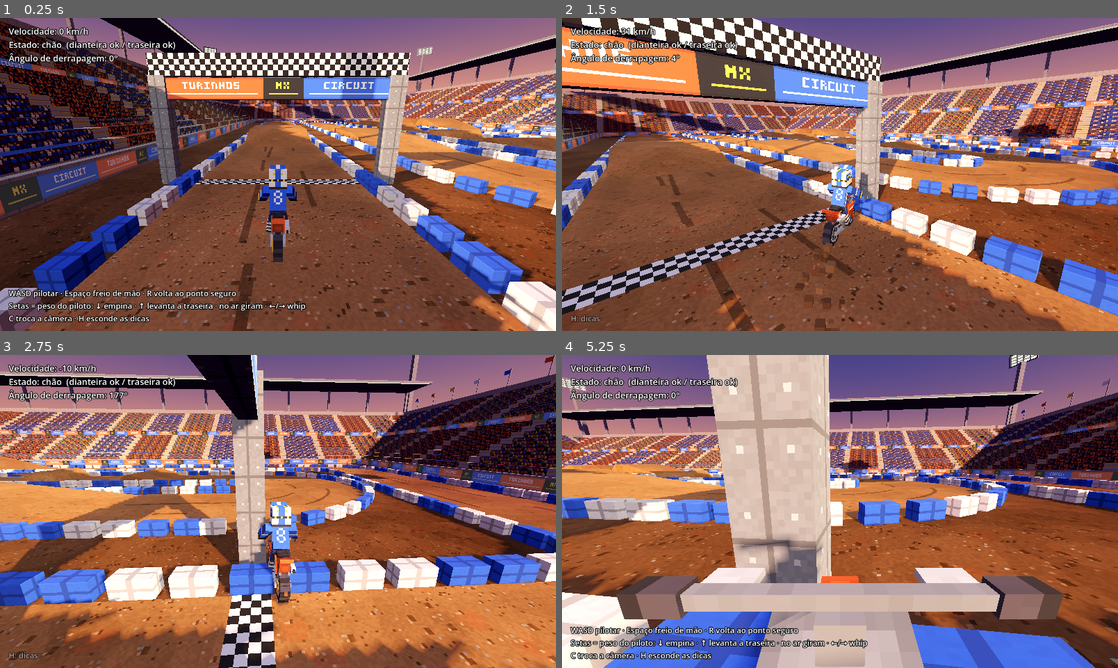
Above: before the commit, frames 1-4 (two rows, left to right).
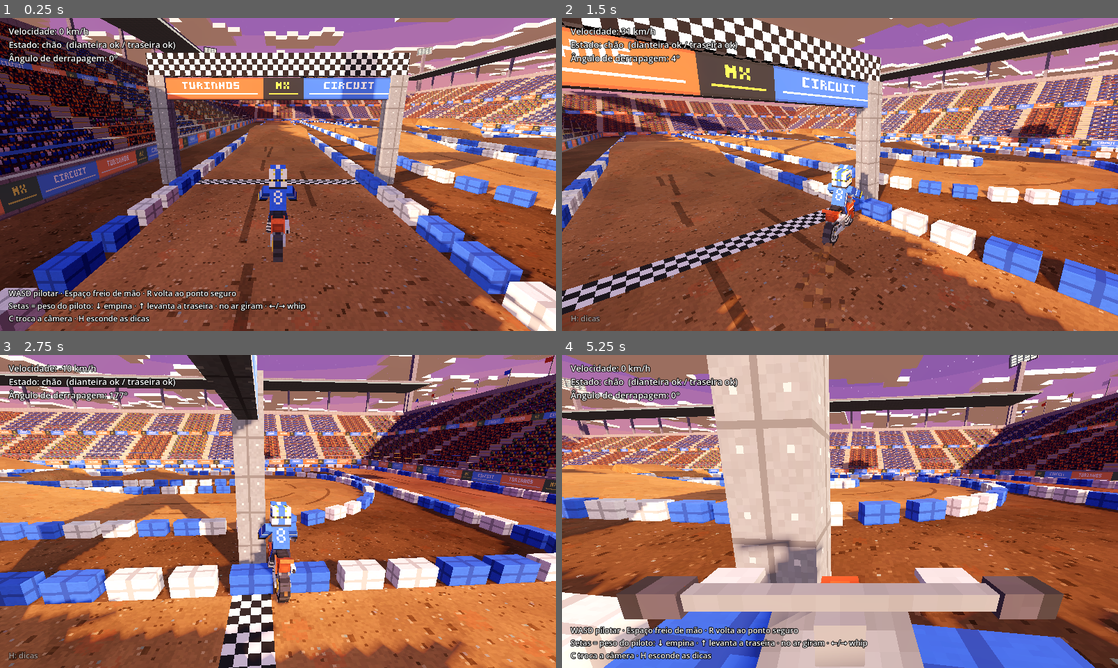
Above: after the commit, the same moments.

Repository: carvguilherme8/turinhos_circuit
Game: Godot game, scene res://scenes/tracks/stadium_circuit.tscn
Same seed, same stepped clock (60 frames per second), same inputs: the game is played once before the commit and once after it.
Inputs:
- Up to frame 1 (0.25 s): no input
- Up to frame 2 (1.5 s): hold D (direita) 0.53-1.28 s; hold W (acelerar) 0.53-1.28 s; hold Down (inclinar_tras) from 1.28 s (still down); tap H (alternar_dicas) at 1.35 s
- Up to frame 3 (2.75 s): release Down (inclinar_tras) at 2.03 s; hold D (direita) from 2.03 s (still down); hold S (frear) from 2.03 s (still down)
- Up to frame 4 (5.25 s): release D (direita) at 2.78 s; release S (frear) at 2.78 s; hold Up (inclinar_frente) 2.78-3.53 s; tap Space (freio_mao) at 2.85 s; hold C (trocar_camera) 3.53-4.28 s; hold A (esquerda) 3.53-5.03 s; tap W (acelerar) at 4.35 s; hold Down (inclinar_tras) from 5.03 s (still down); hold H (alternar_dicas) from 5.03 s (still down)

The runs differ from the first frame. In frame 1, 12% of the frame differs, in the area x 2-100%, y 0-67%; in frame 2, 12%; in frame 3, 14%; in frame 4, 16%, in the area x 0-100%, y 0-48%.

Commit message:
art: céu pixel art com nuvens voxel no estádio
- Shader de céu: degradê do entardecer em faixas, mais quente do lado do sol,
  sol quadrado pixelado com brilho e estrelas quadradinhas piscando no alto
- VoxelClouds (@tool): nuvens em blocos opacas como as do Minecraft, geradas
  por ruído repetível, andando com o vento e iluminadas pelo pôr do sol
- Céu atualiza a luz ambiente aos poucos (estrelas e sol fora desse cálculo)

Diff:
--- /dev/null
+++ b/assets/materials/stadium/pixel_sky.gdshader
@@ -0,0 +1,78 @@
+shader_type sky;
+// Céu de entardecer pixel art:
+// - degradê em faixas (horizonte quente -> meio rosado -> topo azul-escuro), mais quente na direção do sol;
+// - sol quadrado e pixelado (como no Minecraft) com brilho em volta;
+// - estrelas quadradinhas piscando no alto do céu.
+
+uniform vec3 top_color : source_color = vec3(0.13, 0.13, 0.34);
+uniform vec3 mid_color : source_color = vec3(0.47, 0.3, 0.55);
+uniform vec3 horizon_color : source_color = vec3(0.96, 0.56, 0.42);
+uniform vec3 ground_color : source_color = vec3(0.12, 0.1, 0.14);
+uniform vec3 sun_color : source_color = vec3(1.0, 0.86, 0.55);
+// Quantas faixas no degradê (menos = mais "pixel art").
+uniform float bands = 16.0;
+// Meio-tamanho do sol (em unidades de direção, ~radianos).
+uniform float sun_size = 0.05;
+uniform float sun_glow = 0.35;
+// Tamanho de um "pixel" de estrela (radianos) e fração de pixels que são estrelas.
+uniform float star_pixel = 0.0035;
+uniform float star_density = 0.006;
+
+float hash(vec2 p) {
+	return fract(sin(dot(p, vec2(127.1, 311.7))) * 43758.5453);
+}
+
+void sky() {
+	vec3 dir = EYEDIR;
+	vec3 color;
+	if (dir.y < 0.0) {
+		color = ground_color;
+	} else {
+		float t = floor(pow(dir.y, 0.55) * bands) / bands;
+		color = t < 0.5 ? mix(horizon_color, mid_color, t * 2.0) : mix(mid_color, top_color, (t - 0.5) * 2.0);
+	}
+
+	if (LIGHT0_ENABLED) {
+		vec3 s = LIGHT0_DIRECTION;
+		// Horizonte mais quente do lado do sol.
+		vec2 flat_dir = normalize(dir.xz + vec2(0.0001));
+		vec2 flat_sun = normalize(s.xz + vec2(0.0001));
+		float toward = max(dot(flat_dir, flat_sun), 0.0);
+		float low = 1.0 - clamp(dir.y * 2.5, 0.0, 1.0);
+		float warm = floor(toward * toward * low * 6.0) / 6.0;
+		color = mix(color, sun_color * 0.95, warm * 0.45);
+
+		// Sol quadrado, em pixels.
+		vec3 right = normalize(cross(vec3(0.0, 1.0, 0.0), s));
+		vec3 up = cross(s, right);
+		float facing = dot(dir, s);
+		if (facing > 0.0 && !AT_CUBEMAP_PASS) {
+			vec2 local = vec2(dot(dir, right), dot(dir, up));
+			float px = sun_size / 5.0;
+			vec2 q = (floor(local / px) + 0.5) * px;
+			float d = max(abs(q.x), abs(q.y));
+			if (d < sun_size) {
+				color = d < sun_size * 0.6 ? vec3(1.6, 1.45, 1.1) : sun_color * 1.3;
+			} else {
+				// Brilho em degraus em volta do sol.
+				float glow = exp(-length(local) * 7.0) * sun_glow;
+				color += sun_color * floor(glow * 8.0) / 8.0;
+			}
+		}
+	}
+
+	// Estrelas: só no alto, onde já está escuro.
+	// (fora do cálculo de luz ambiente: são só detalhe do fundo)
+	if (dir.y > 0.2 && !AT_CUBEMAP_PASS) {
+		vec2 sph = vec2(atan(dir.x, dir.z), asin(clamp(dir.y, -1.0, 1.0)));
+		vec2 cell = floor(sph / star_pixel);
+		float r = hash(cell);
+		if (r > 1.0 - star_density) {
+			float fade = smoothstep(0.25, 0.6, dir.y);
+			float twinkle = 0.55 + 0.45 * sin(TIME * (1.5 + r * 3.0) + r * 60.0);
+			color += vec3(0.9, 0.92, 1.0) * fade * twinkle;
+		}
+	}
+
+	COLOR = color;
+}
--- a/scenes/tracks/stadium_circuit.tscn
+++ b/scenes/tracks/stadium_circuit.tscn
@@ -23,16 +23,15 @@
 [ext_resource type="Script" path="res://scripts/ui/control_hints.gd" id="hints"]
 [ext_resource type="Script" path="res://scripts/camera/camera_switcher.gd" id="switcher"]
 [ext_resource type="Script" path="res://scripts/tracks/track_wear.gd" id="wear"]
-
-[sub_resource type="ProceduralSkyMaterial" id="SkyMat"]
-sky_top_color = Color(0.16, 0.18, 0.42, 1)
-sky_horizon_color = Color(0.95, 0.55, 0.38, 1)
-ground_bottom_color = Color(0.12, 0.1, 0.14, 1)
-ground_horizon_color = Color(0.95, 0.55, 0.38, 1)
-sun_angle_max = 20.0
+[ext_resource type="Shader" path="res://assets/materials/stadium/pixel_sky.gdshader" id="sky_shader"]
+[ext_resource type="Script" path="res://scripts/tracks/voxel_clouds.gd" id="clouds"]
+
+[sub_resource type="ShaderMaterial" id="SkyMat"]
+shader = ExtResource("sky_shader")
 
 [sub_resource type="Sky" id="Sky"]
 sky_material = SubResource("SkyMat")
+process_mode = 2
 
 [sub_resource type="Environment" id="Env"]
 background_mode = 2
@@ -54,6 +53,9 @@
 light_color = Color(1, 0.74, 0.52, 1)
 shadow_enabled = true
 directional_shadow_max_distance = 140.0
+
+[node name="Clouds" type="Node3D" parent="."]
+script = ExtResource("clouds")
 
 [node name="Track" type="Node3D" parent="."]
 script = ExtResource("track")
--- /dev/null
+++ b/scripts/tracks/voxel_clouds.gd
@@ -0,0 +1,167 @@
+@tool
+class_name VoxelClouds
+extends Node3D
+## Camada de nuvens em blocos (como as do Minecraft): um mapa de células cheias/vazias vira
+## blocos achatados no alto do céu, que andam devagar. O mapa se repete sem emenda, então
+## duas cópias lado a lado cobrem o céu enquanto deslizam.
+
+@export var cells: Vector2i = Vector2i(80, 80):
+	set(value):
+		cells = value
+		_queue_rebuild()
+@export var cell_size: float = 12.0:
+	set(value):
+		cell_size = value
+		_queue_rebuild()
+@export var thickness: float = 4.0:
+	set(value):
+		thickness = value
+		_queue_rebuild()
+@export var altitude: float = 85.0:
+	set(value):
+		altitude = value
+		_queue_rebuild()
+## Fração do céu coberta (0 = limpo, 1 = fechado).
+@export_range(0.0, 1.0, 0.01) var coverage: float = 0.38:
+	set(value):
+		coverage = value
+		_queue_rebuild()
+## Tamanho das nuvens (menor = nuvens maiores).
+@export var noise_frequency: float = 0.09:
+	set(value):
+		noise_frequency = value
+		_queue_rebuild()
+@export var noise_seed: int = 3:
+	set(value):
+		noise_seed = value
+		_queue_rebuild()
+## Velocidade do vento (m/s, ao longo de +X).
+@export var wind_speed: float = 2.5
+@export var color: Color = Color(1, 0.97, 0.95):
+	set(value):
+		color = value
+		_queue_rebuild()
+## Brilho próprio das nuvens (luz do pôr do sol batendo nelas).
+@export var glow_color: Color = Color(1.0, 0.62, 0.5):
+	set(value):
+		glow_color = value
+		_queue_rebuild()
+@export_range(0.0, 2.0, 0.01) var glow_energy: float = 0.35:
+	set(value):
+		glow_energy = value
+		_queue_rebuild()
+
+var _layers: Array[MultiMeshInstance3D] = []
+var _offset: float = 0.0
+var _rebuild_queued: bool = false
+
+
+func _ready() -> void:
+	_rebuild()
+
+
+func _process(delta: float) -> void:
+	if Engine.is_editor_hint() or _layers.is_empty():
+		return
+	var width := cells.x * cell_size
+	_offset = fposmod(_offset + wind_speed * delta, width)
+	for i in _layers.size():
+		_layers[i].position.x = _offset + (i - 1) * width
+
+
+func _queue_rebuild() -> void:
+	if not is_inside_tree() or _rebuild_queued:
+		return
+	_rebuild_queued = true
+	_rebuild.call_deferred()
+
+
+func _rebuild() -> void:
+	_rebuild_queued = false
+	for layer in _layers:
+		layer.free()
+	_layers.clear()
+
+	var mask := _cloud_mask()
+	var multimesh := _build_multimesh(mask)
+	# Três cópias (à esquerda, no centro e à direita) para cobrir o céu enquanto deslizam.
+	var width := cells.x * cell_size
+	for i in 3:
+		var layer := MultiMeshInstance3D.new()
+		layer.multimesh = multimesh
+		layer.cast_shadow = GeometryInstance3D.SHADOW_CASTING_SETTING_OFF
+		layer.position = Vector3((i - 1) * width, 0.0, 0.0)
+		add_child(layer)
+		_layers.append(layer)
+
+
+## Mapa repetível: o ruído de cada célula é misturado com o do lado oposto do mapa,
+## então a borda direita emenda com a esquerda (e a de cima com a de baixo).
+func _cloud_mask() -> Array:
+	var noise := FastNoiseLite.new()
+	noise.seed = noise_seed
+	noise.frequency = noise_frequency
+	noise.fractal_octaves = 3
+	var w := cells.x
+	var h := cells.y
+	var values: Array[float] = []
+	var sorted: Array[float] = []
+	for y in h:
+		for x in w:
+			var fx := float(x) / w
+			var fy := float(y) / h
+			var a := noise.get_noise_2d(x, y)
+			var b := noise.get_noise_2d(x - w, y)
+			var c := noise.get_noise_2d(x, y - h)
+			var d := noise.get_noise_2d(x - w, y - h)
+			var v := lerpf(lerpf(a, b, fx), lerpf(c, d, fx), fy)
+			values.append(v)
+			sorted.append(v)
+	sorted.sort()
+	var threshold := sorted[clampi(int((1.0 - coverage) * sorted.size()), 0, sorted.size() - 1)]
+	var mask: Array = []
+	for y in h:
+		var row: Array[bool] = []
+		for x in w:
+			row.append(values[y * w + x] > threshold)
+		mask.append(row)
+	return mask
+
+
+## Junta células vizinhas da mesma linha num bloco só (menos instâncias).
+func _build_multimesh(mask: Array) -> MultiMesh:
+	var transforms: Array[Transform3D] = []
+	var half := Vector2(cells.x, cells.y) * cell_size * 0.5
+	for y in cells.y:
+		var row: Array = mask[y]
+		var x := 0
+		while x < cells.x:
+			if not row[x]:
+				x += 1
+				continue
+			var start := x
+			while x < cells.x and row[x]:
+				x += 1
+			var length := (x - start) * cell_size
+			var center := Vector3(start * cell_size + length * 0.5 - half.x, altitude, (y + 0.5) * cell_size - half.y)
+			var basis := Basis.from_scale(Vector3(length, thickness, cell_size))
+			transforms.append(Transform3D(basis, center))
+
+	var material := StandardMaterial3D.new()
+	# Opacas, como as nuvens "rápidas" do Minecraft (sem listras entre os blocos).
+	material.albedo_color = color
+	material.emission_enabled = true
+	material.emission = glow_color
+	material.emission_energy_multiplier = glow_energy
+	material.roughness = 1.0
+	material.disable_receive_shadows = true
+	var box := BoxMesh.new()
+	box.material = material
+
+	var multimesh := MultiMesh.new()
+	multimesh.transform_format = MultiMesh.TRANSFORM_3D
+	multimesh.mesh = box
+	multimesh.instance_count = transforms.size()
+	for i in transforms.size():
+		multimesh.set_instance_transform(i, transforms[i])
+	return multimesh
Not shown, added: assets/materials/stadium/pixel_sky.gdshader.uid
Not shown: 1 places in scenes/tracks/stadium_circuit.tscn that only renumber resources
Not shown, added: scripts/tracks/voxel_clouds.gd.uid
